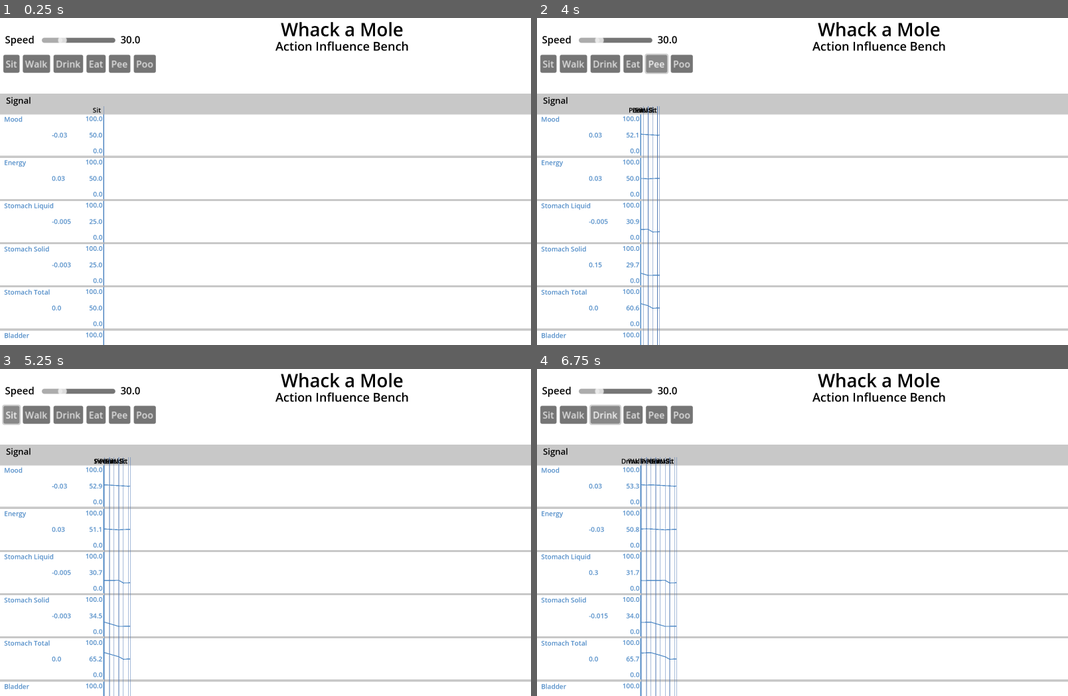
Above: before the commit, frames 1-4 (two rows, left to right).
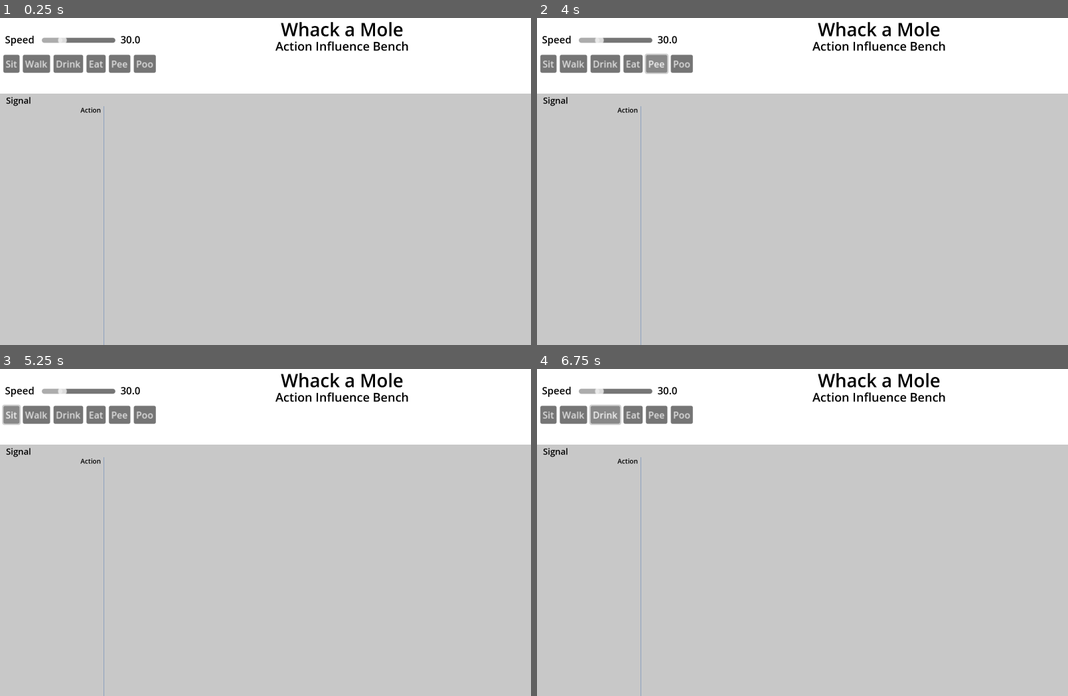
Above: after the commit, the same moments.

Repository: steampunkmind/mitw-action-influence-bench
Game: Godot game, scene res://bench.tscn
Two runs of this game, one before a commit and one after it. Both use one fixed random seed, a clock stepped at 60 frames per second and the inputs below.
Inputs:
- Up to frame 1 (0.25 s): no input
- Up to frame 2 (4 s): click "Sit" at 0.5 s; click "Walk" at 1.25 s; click "Drink" at 2 s; click "Eat" at 2.75 s; click "Pee" at 3.5 s
- Up to frame 3 (5.25 s): click "Poo" at 4.25 s; click "Sit" at 5 s
- Up to frame 4 (6.75 s): click "Walk" at 5.75 s; click "Drink" at 6.5 s

The runs differ from the first frame. In frame 1, 68% of the frame differs, in the area x 0-100%, y 27-100%; in frame 2, 68%; in frame 3, 68%; in frame 4, 68%, in the area x 0-100%, y 26-100%.
Error after the commit: Parse Error: There is already a variable named "result" declared in this scope. (res://signal_graph.gd:86)

Commit message:
Adds Inflow Percent and Outflow Percent formulas.

Diff:
--- a/bench.tscn
+++ b/bench.tscn
@@ -91,7 +91,8 @@
 "value": 50.0
 }, {
 "formulas": {
-"Max Limit": ["Stomach Total"]
+"Max Limit": ["Stomach Total"],
+"Outflow Percent": 0.002
 },
 "max": 100.0,
 "min": 0.0,
@@ -114,15 +115,21 @@
 "name": "Stomach Total",
 "value": 50.0
 }, {
+"formulas": {
+"Inflow Percent": [{
+"inflow_percent": 0.001,
+"signal_name": "Stomach Liquid"
+}]
+},
 "max": 100.0,
 "min": 0.0,
 "name": "Bladder",
-"value": 50.0
+"value": 0.0
 }, {
 "max": 100.0,
 "min": 0.0,
 "name": "Bowels",
-"value": 70.0
+"value": 0.0
 }])
 
 [node name="ActionButtons" type="ColorRect" parent="." node_paths=PackedStringArray("action_button_template")]
@@ -133,6 +140,7 @@
 script = ExtResource("2_a5qnj")
 action_array = Array[Dictionary]([{
 "influences": {
+"Bladder": 0.0,
 "Energy": 0.03,
 "Mood": -0.03,
 "Stomach Liquid": -0.005,
@@ -141,6 +149,7 @@
 "name": "Sit"
 }, {
 "influences": {
+"Bladder": 0.0,
 "Energy": -0.03,
 "Mood": 0.03,
 "Stomach Liquid": -0.02,
@@ -149,11 +158,13 @@
 "name": "Walk"
 }, {
 "influences": {
+"Bladder": 0.0,
 "Stomach Liquid": 0.3
 },
 "name": "Drink"
 }, {
 "influences": {
+"Bladder": 0.0,
 "Energy": 0.03,
 "Mood": 0.03,
 "Stomach Liquid": -0.005,
@@ -161,6 +172,9 @@
 },
 "name": "Eat"
 }, {
+"influences": {
+"Bladder": -0.2
+},
 "name": "Pee"
 }, {
 "name": "Poo"
--- a/signal_graph.gd
+++ b/signal_graph.gd
@@ -83,16 +83,17 @@
 # SignalGraphRows should be blind to other rows.
 func calc_signal_formulas(source_row: SignalGraphRow, formulas: Dictionary) -> float:
 	var result = 0.0
+	var result = source_row.get_signal_value()
 	for key: String in formulas.keys():
 		#This should be done with a base class and a subclass for each formula type
 		match (key):
 			"Sum":
+				result = 0.0
 				var signal_names = formulas.get(key)
 				for signal_name: String in signal_names:
 					var signal_graph_row = signal_graph_rows.get(signal_name)
 					result += signal_graph_row.get_signal_value()
 			"Max Limit":
-				result = source_row.get_signal_value()
 				var limit_value = false
 				var influence = source_row.get_influence()
 				if (influence > 0):
@@ -102,9 +103,20 @@
 						if (signal_graph_row.get_signal_value() >= signal_graph_row.get_signal_max()):
 							limit_value = true
 							break
-
 				if (!limit_value):
 					result += influence
+			"Outflow Percent":
+				var outflow_percent = formulas.get(key)
+				result = result - (result * outflow_percent)
+			"Inflow Percent":
+				result += source_row.get_influence()
+				var formula = formulas.get(key)
+				for formula_dict: Dictionary in formula:
+					var signal_name = formula_dict.get("signal_name")
+					var inflow_percent = formula_dict.get("inflow_percent")
+					var signal_graph_row = signal_graph_rows.get(signal_name)
+					var signal_value = signal_graph_row.get_signal_value()
+					result += signal_value * inflow_percent
 			_:
 				print(key + " formula not found.")
 
